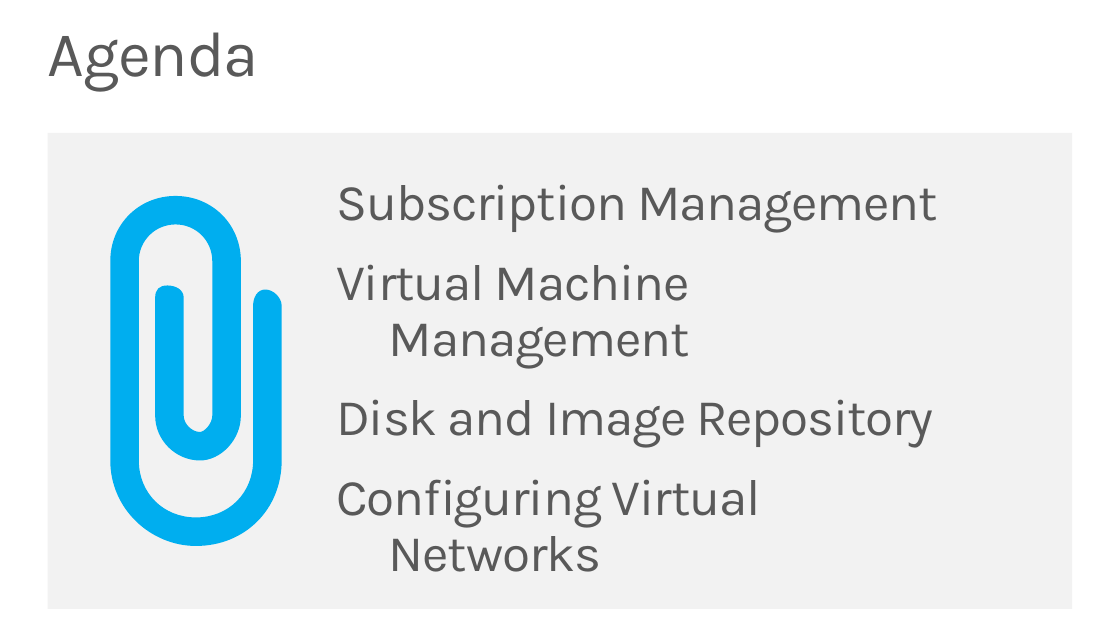
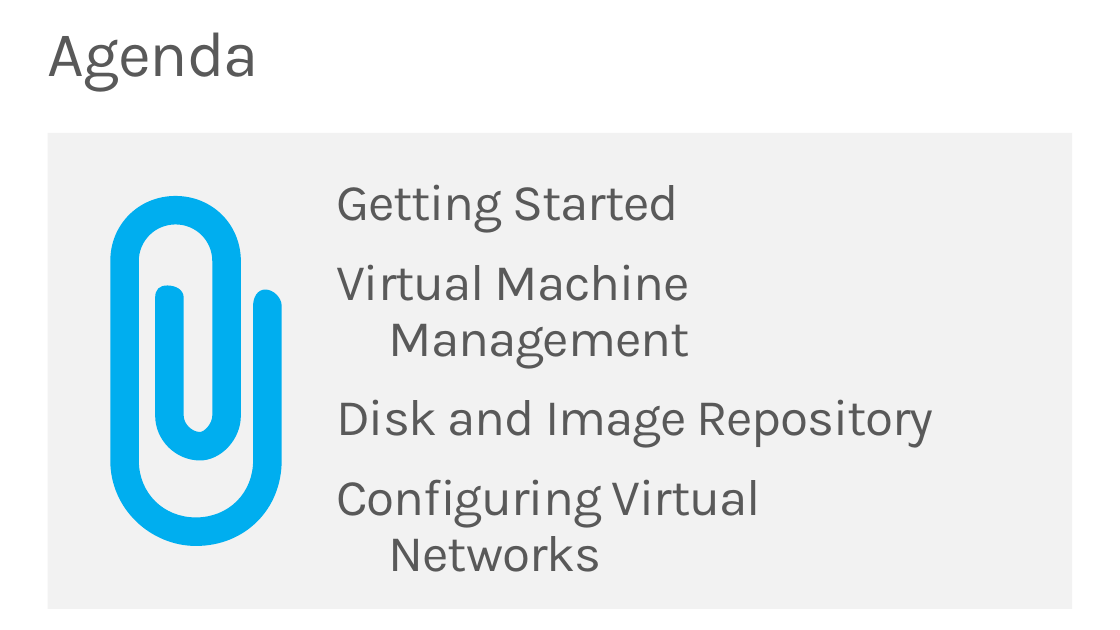
Before and after one commit to mwasham/WATK-Presentations, a slide deck: slide 2 of ManagingVMsPowerShell/ManagingIaaS-PowerShell.pptx. Drawn at 1120x630 pixels with LibreOffice and Linux fonts; fonts in the diff are those of the drawing. Boxes give left, top, right and bottom in pixels: in the first picture for what was removed or moved away, otherwise in the second. Text is boxed around its words. In the diff, an @@ line names an element or a change of style, - is before the commit and + after.

```diff
--- a/ManagingVMsPowerShell/ManagingIaaS-PowerShell.pptx
+++ b/ManagingVMsPowerShell/ManagingIaaS-PowerShell.pptx
@@ text at <box>336,184,679,233</box>: text changed @@
-Subscription Management
+Getting Started
```
Also in this commit, not shown: 6 other slides changed, 2 slides added.
